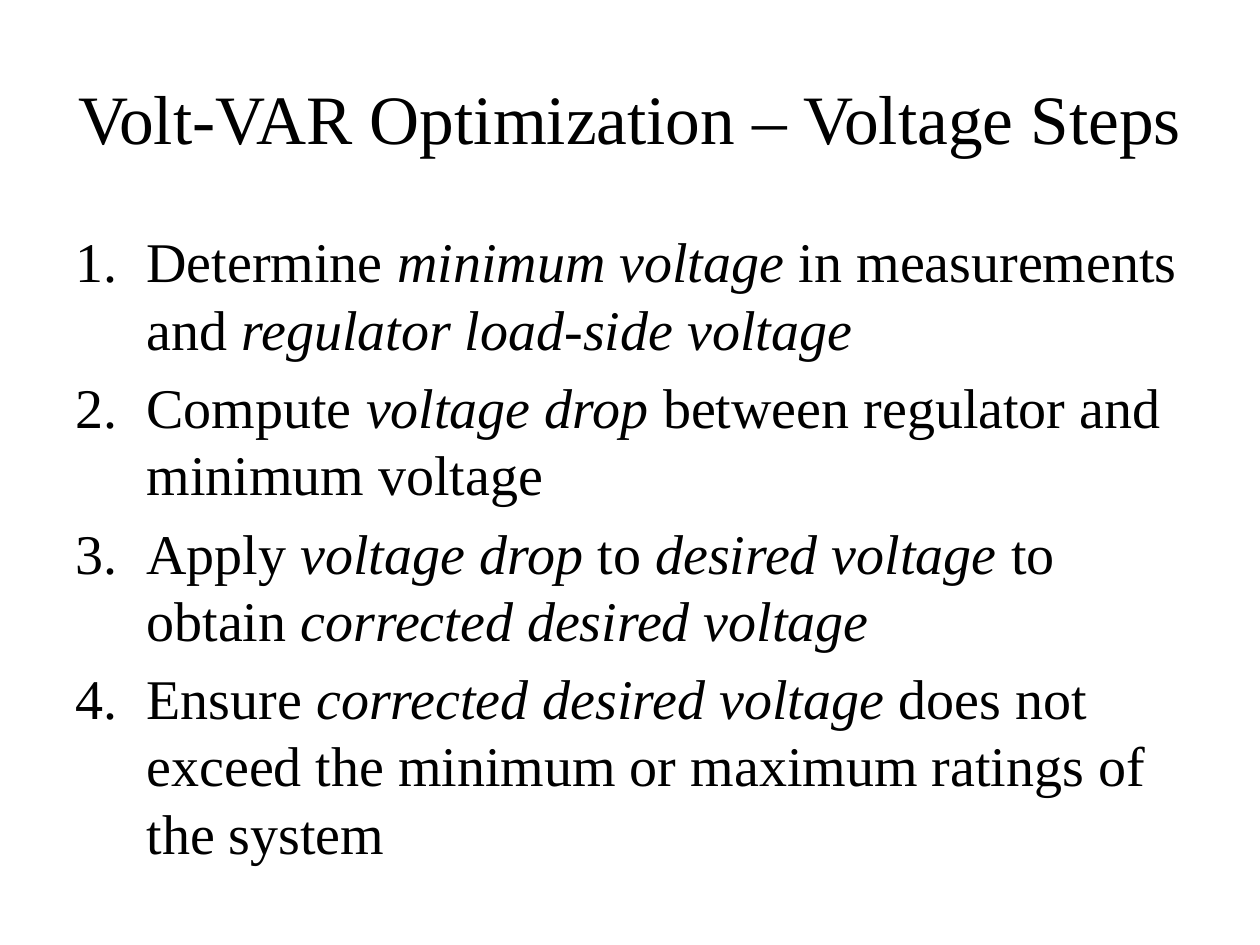
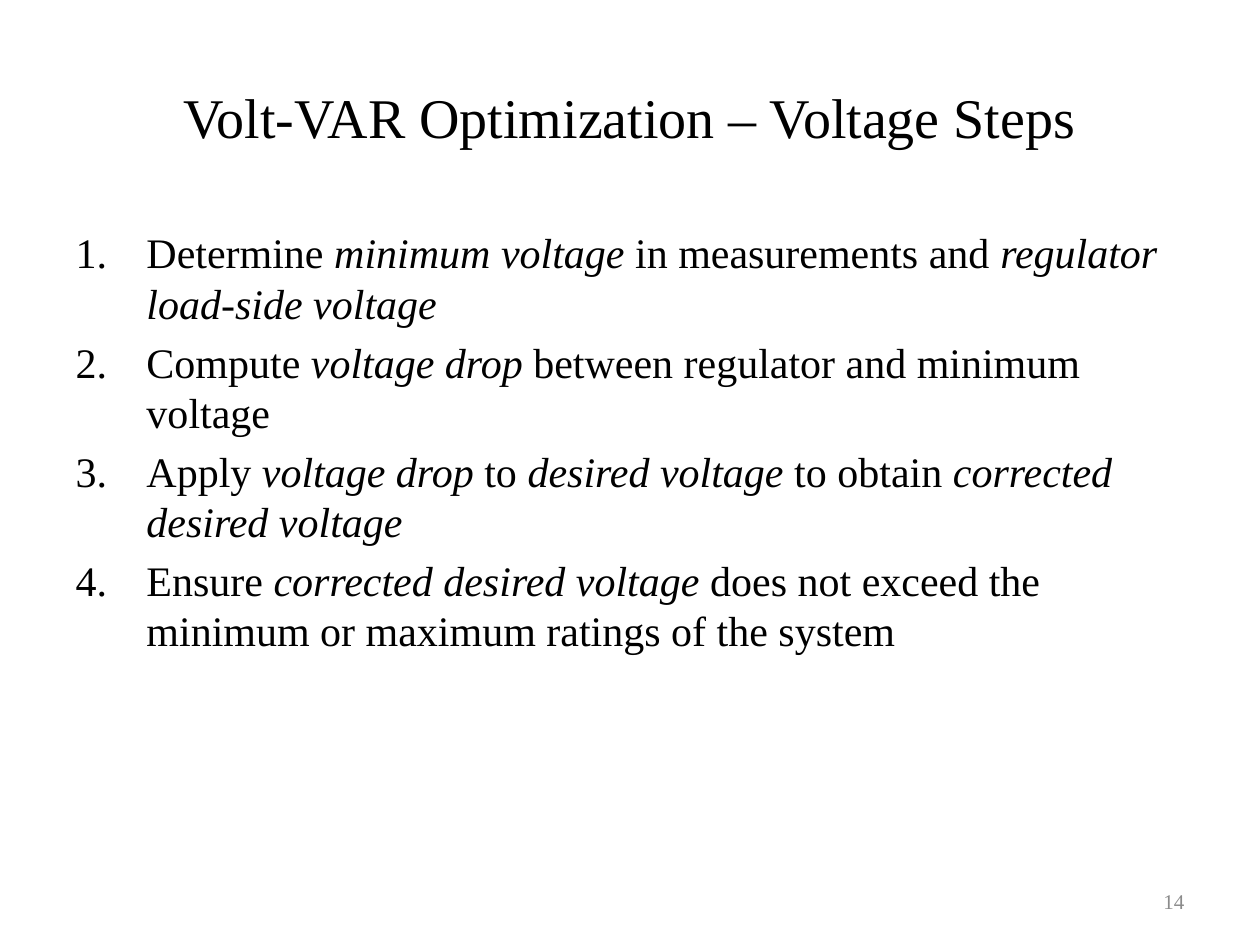
Before and after one commit to gridlab-d/course, a slide deck: slide 14 of University of Washington Class/Module 6 - Volt-VAR Optimization.pptx (slide 13 before the commit). Drawn at 1260x945 pixels with LibreOffice and Linux fonts; fonts in the diff are those of the drawing. Boxes give left, top, right and bottom in pixels: in the first picture for what was removed or moved away, otherwise in the second. Text is boxed around its words. In the diff, an @@ line names an element or a change of style, - is before the commit and + after.

```diff
--- a/University of Washington Class/Module 6 - Volt-VAR Optimization.pptx
+++ b/University of Washington Class/Module 6 - Volt-VAR Optimization.pptx
@@ title "Volt-VAR Optimization – Voltage Steps" at (x1=183, y1=99, x2=1075, y2=149): size 39.6 to 32 pt @@
@@ text "Determine minimum voltage in measurements ..." at (x1=146, y1=239, x2=1157, y2=655): size 32 to 24 pt; less space between paragraphs @@
@@ page number added at (x1=1163, y1=895, x2=1184, y2=909), 12 pt, text #8C8C8C @@
+14
```
Also in this commit, not shown: 29 other slides changed, 1 slide added, 7 other files.
